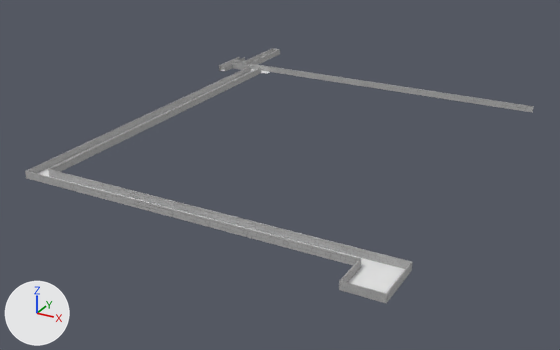
An edit to the Blender file Mazes/Level 1.blend, drawn before and after from the same camera.
Camera for both pictures: a 50 mm camera at (155.0, -242.0, 79.5) aimed at (53.6, -57.6, -12.7). Arrows for +X, +Y and +Z are at lower left; the lights stay in place.
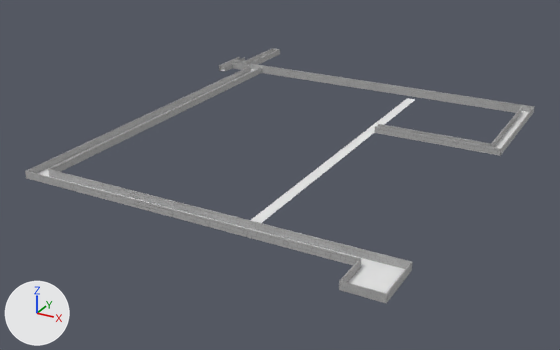
Diff of the bpy script that builds the scene:
```diff
--- a/Mazes/Level 1.blend.py
+++ b/Mazes/Level 1.blend.py
@@ me_plane_007 @@
+me_plane_007.from_pydata(...)  # 4 vertices, 1 face; spans x -1.6..1.4, y -55.9..46.1, z 0.0
+me_plane_007.materials.append(mat_cobblestone_floor_13)  # its picture is missing
@@ me_cube_022 @@
+me_cube_022.from_pydata(...)  # a box spanning x -1.0..1.0, y -3.81..0.96, z -1.0..1.0
+me_cube_022.materials.append(mat_bricks_046)  # its picture is missing
@@ me_cube_021 @@
+me_cube_021.from_pydata(...)  # a box spanning x -1.0..1.0, y -3.81..1.42, z -1.0..1.0
+me_cube_021.materials.append(mat_bricks_046)  # its picture is missing
@@ me_cube_020 @@
+me_cube_020.from_pydata(...)  # a box spanning x -1.0..1.0, y -4.08..1.0, z -1.0..1.0
+me_cube_020.materials.append(mat_bricks_046)  # its picture is missing
@@ me_cube_019 @@
+me_cube_019.from_pydata(...)  # a box spanning x -1.0..1.0, y -4.81..1.0, z -1.0..1.0
+me_cube_019.materials.append(mat_bricks_046)  # its picture is missing
@@ me_cube_018 @@
+me_cube_018.from_pydata(...)  # a box spanning x -1.0..1.0, y 0.26..13.7, z -1.0..1.0
+me_cube_018.materials.append(mat_bricks_046)  # its picture is missing
@@ me_plane_005 @@
+me_plane_005.from_pydata(...)  # 4 vertices, 1 face; spans x -1.6..1.4, y -13.2..22.6, z 0.0
+me_plane_005.materials.append(mat_cobblestone_floor_13)  # its picture is missing
@@ ob_plane_007 @@
+ob_plane_007 = bpy.data.objects.new('Plane.007', me_plane_007)
+ob_plane_007.location = (74.5, -50.9, -1.0)
@@ ob_cube_021 @@
+ob_cube_021 = bpy.data.objects.new('Cube.021', me_cube_022)
+ob_cube_021.location = (102.7, -37.8, 0.0)
+ob_cube_021.rotation_euler = (0.0, 0.0, 4.712)  # degrees (0, 0, 270)
+ob_cube_021.scale = (0.141, 7.05, 1.0)
@@ ob_cube_020 @@
+ob_cube_020 = bpy.data.objects.new('Cube.020', me_cube_021)
+ob_cube_020.location = (102.7, -40.2, 0.0)
+ob_cube_020.rotation_euler = (0.0, 0.0, 4.712)  # degrees (0, 0, 270)
+ob_cube_020.scale = (0.141, 7.05, 1.0)
@@ ob_cube_019 @@
+ob_cube_019 = bpy.data.objects.new('Cube.019', me_cube_020)
+ob_cube_019.location = (109.6, -9.2, 0.0)
+ob_cube_019.scale = (0.141, 7.05, 1.0)
@@ ob_cube_018 @@
+ob_cube_018 = bpy.data.objects.new('Cube.018', me_cube_019)
+ob_cube_018.location = (112.8, -6.5, 0.0)
+ob_cube_018.scale = (0.141, 7.05, 1.0)
@@ ob_cube_017 @@
+ob_cube_017 = bpy.data.objects.new('Cube.017', me_cube_018)
+ob_cube_017.location = (13.2, -2.0, 0.0)
+ob_cube_017.rotation_euler = (0.0, 0.0, 4.712)  # degrees (0, 0, 270)
+ob_cube_017.scale = (0.141, 7.05, 1.0)
@@ ob_plane_005 @@
+ob_plane_005 = bpy.data.objects.new('Plane.005', me_plane_005)
+ob_plane_005.location = (111.3, -24.7, -1.0)
```

Pixel boxes [x1, y1, x2, y2] of what changed, in the pictures (560 x 350 px):
'Cube.017', added
    after: [261, 67, 522, 113]
'Plane.007', added
    after: [251, 98, 415, 223]
'Cube.020', added
    after: [374, 126, 501, 156]
'Cube.021', added
    after: [378, 124, 491, 147]
'Plane.005', added
    after: [495, 113, 527, 148]
'Cube.018', added
    after: [500, 107, 534, 156]
'Cube.019', added
    after: [491, 107, 522, 147]
